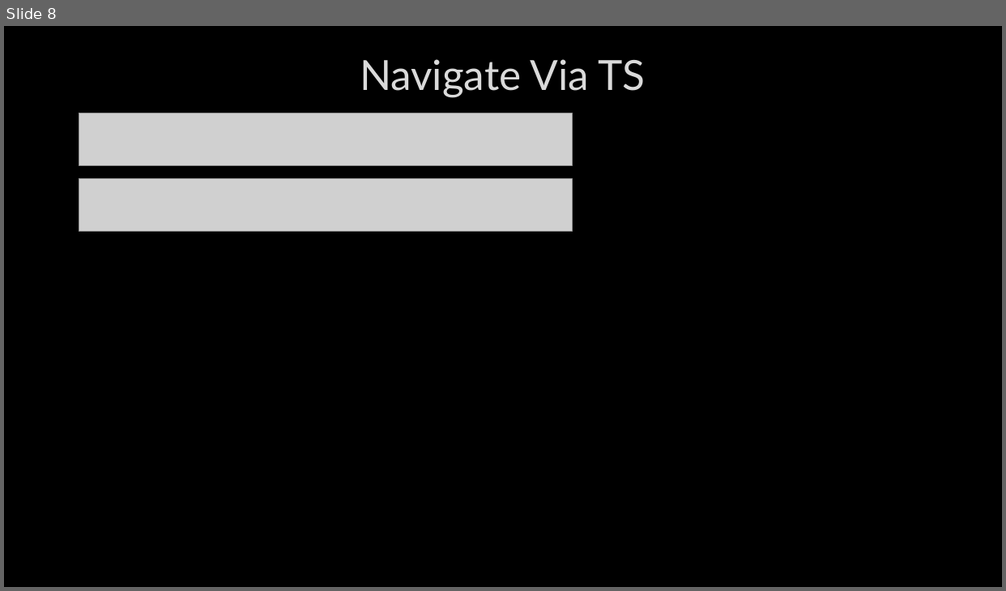
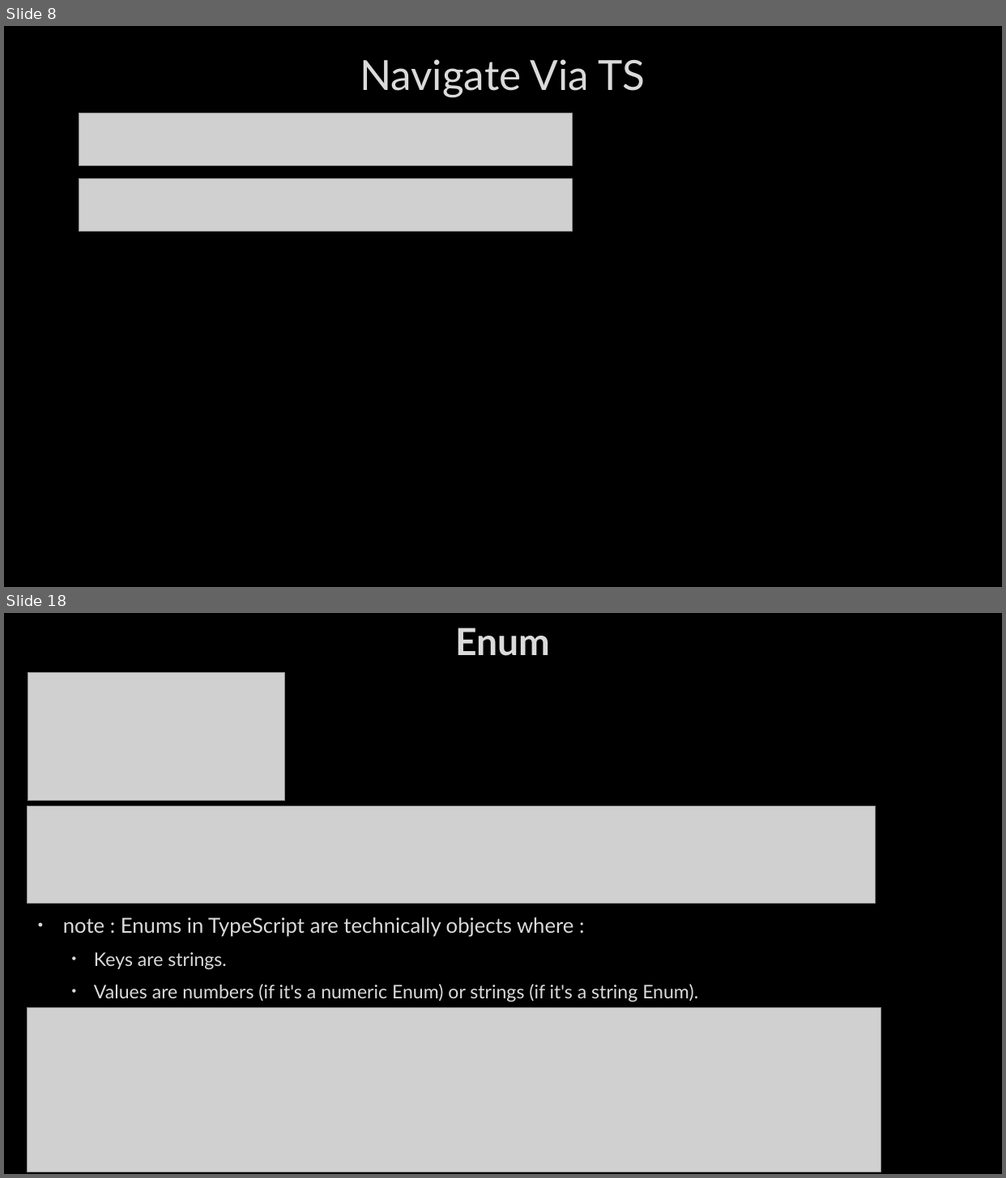
Before and after one commit to AhmedMohamedSamir1/Summary, a slide deck: Angular & type script/Angular.pptx. Shown one above the other, each under a label of ours: slide 8 before the commit, slides 8 and 18 after it; the slides between them are not shown. The pictures are 1006x591 and 1006x1178 pixels, drawn with LibreOffice and Linux fonts; fonts in the diff are those of the drawing; grey boxes stand for pictures; background and template pictures are left out. Boxes give left, top, right and bottom in pixels: in the first picture for what was removed or moved away, otherwise in the second. Text is boxed around its words. In the diff, an @@ line names an element or a change of style, - is before the commit and + after.

```diff
--- a/Angular & type script/Angular.pptx
+++ b/Angular & type script/Angular.pptx
@@ slide 18 added at (4, 613, 1002, 1174), background picture (left out) @@
@@ title added at (455, 628, 550, 656), 36 pt, text #DADADA, bold @@
+Enum
@@ picture added at (28, 673, 286, 801) @@
@@ picture added at (27, 806, 875, 904) @@
@@ text added at (63, 918, 698, 1003), 18 pt, text #DADADA @@
+• note : Enums in TypeScript are technically objects where :
+  • Keys are strings.
+  • Values are numbers (if it's a numeric Enum) or strings (if it's a string Enum).
@@ picture added at (27, 1008, 881, 1172) @@
```
Also in this commit, not shown: 5 slides changed, 6 other slides added, 1 slide removed, 5 other files.
